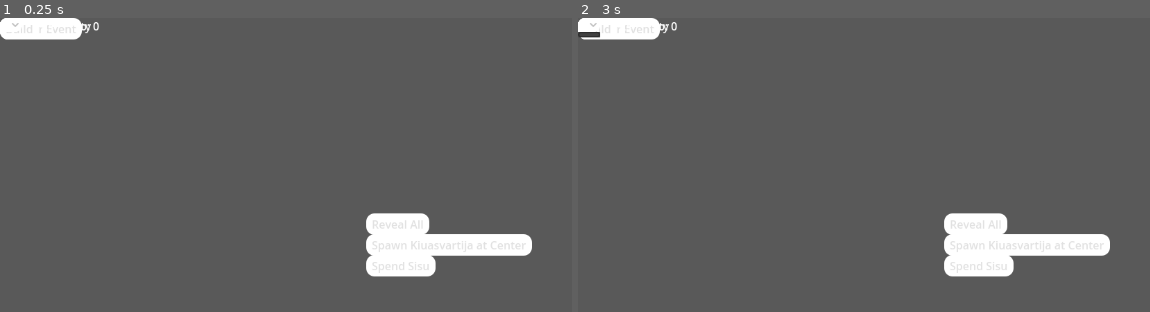
Above: before the commit, frames 1-2 (left to right).
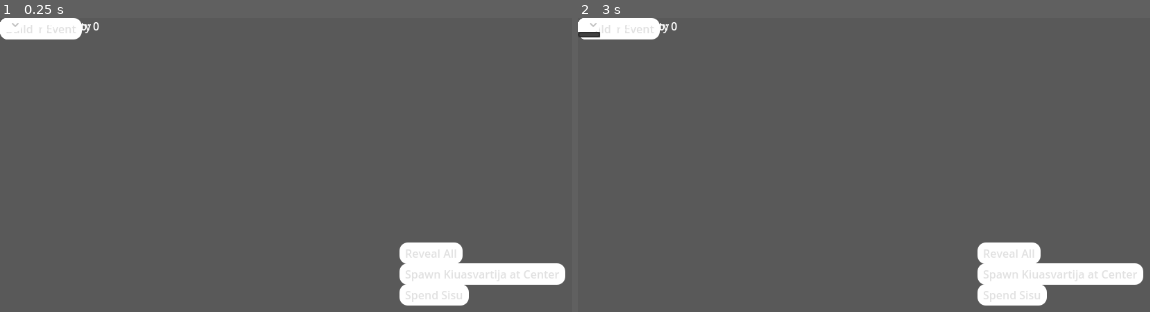
Above: after the commit, the same moments.

Repository: wasab1kastike/finsim_AA-club
Game: Godot game, scene res://scenes/ui/Main.tscn
The game is run twice, just before and just after one commit, with the same random seed, the same clock (stepped at 60 frames per second) and the same inputs.
Inputs (mouse positions are in pixels of both pictures, inside the frame that each line leads up to):
- Up to frame 1 (0.25 s): no input
- Up to frame 2 (3 s): click "Start" at 0.5 s; click "Start" at 1.25 s; click "Use Policy" at 2 s; click (589, 23) at 2.75 s

The runs differ from the first frame. In frame 1, 5.8% of the frame differs, in the area x 63-99%, y 66-98%; in frame 2, 5.8%.
Error before the commit: Invalid call. Nonexistent function 'get_source_id_list' in base 'TileSet'. (res://scripts/world/HexMap.gd:76)
Error after the commit: Parse Error: Could not parse global class "HexMap" from "res://scripts/world/HexMap.gd". (res://scripts/world/World.gd:7)

Commit message:
Fix HexMap parsing and RaiderManager setup

Diff:
--- a/scripts/world/HexMap.gd
+++ b/scripts/world/HexMap.gd
@@ -12,10 +12,10 @@
 
 
 @onready var grid: TileMap = $TileMap
-@onready var terrain_layer: TileMapLayer = $TileMap/Terrain
-@onready var buildings_layer: TileMapLayer = $TileMap/Buildings
-@onready var fog_layer: TileMapLayer = $TileMap/Fog
-var fog: FogMap
+@onready var terrain: TileMapLayer = $TileMap/Terrain
+@onready var buildings: TileMapLayer = $TileMap/Buildings
+@onready var fog: TileMapLayer = $TileMap/Fog
+var fog_map: FogMap
 
 var _terrain_sources: Dictionary = {}
 var _building_sources: Dictionary = {}
@@ -44,10 +44,10 @@
     reveal_area(Vector2i.ZERO, 2)
 
 func _setup_layers() -> void:
-    terrain_layer.z_index = 0
-    buildings_layer.z_index = 2
-    fog_layer.z_index = 1
-    fog = FogMap.new(grid, fog_layer)
+    terrain.z_index = 0
+    buildings.z_index = 2
+    fog.z_index = 1
+    fog_map = FogMap.new(grid, fog)
 
 func _setup_tileset() -> void:
     if grid.tile_set == null:
@@ -96,8 +96,8 @@
         var big := Image.create(size.x, size.y, false, Image.FORMAT_RGBA8)
         big.fill(Color(0, 0, 0, 0))
         # center building icon with integer division
-        var off_x := int((size.x - img.get_width()) / 2)
-        var off_y := int((size.y - img.get_height()) / 2)
+        var off_x := (size.x - img.get_width()) // 2
+        var off_y := (size.y - img.get_height()) // 2
         var off := Vector2i(off_x, off_y)
         big.blit_rect(img, Rect2i(Vector2i.ZERO, img.get_size()), off)
         var tex := ImageTexture.create_from_image(big)
@@ -139,12 +139,12 @@
     var data: Dictionary = _state.tiles.get(coord, {})
     var terrain_name: String = data.get("terrain", "forest")
     var source_id: int = _terrain_sources.get(terrain_name, _terrain_sources.get("forest"))
-    terrain_layer.set_cell(coord, source_id)
+    terrain.set_cell(coord, source_id)
     var bname: String = data.get("building", "")
     if bname != "" and _building_sources.has(bname):
-        buildings_layer.set_cell(coord, _building_sources[bname])
+        buildings.set_cell(coord, _building_sources[bname])
     else:
-        buildings_layer.erase_cell(coord)
+        buildings.erase_cell(coord)
     var marker: Node2D = _markers.get(coord, null)
     if data.get("hostile", false):
         if marker == null:
@@ -156,11 +156,11 @@
     elif marker != null:
         marker.queue_free()
         _markers.erase(coord)
-    if fog != null:
+    if fog_map != null:
         if data.get("explored", false):
-            fog.clear_fog(coord)
+            fog_map.clear_fog(coord)
         else:
-            fog.set_fog(coord)
+            fog_map.set_fog(coord)
 
 func _random_terrain() -> String:
     _ensure_singletons()
@@ -187,19 +187,18 @@
     for coord in _state.tiles.keys():
         if HexUtils.axial_distance(coord, center) <= reveal_radius:
             _state.tiles[coord]["explored"] = true
-            if fog != null:
-                fog.clear_fog(coord)
+            if fog_map != null:
+                fog_map.clear_fog(coord)
 
 func reveal_all() -> void:
     _ensure_singletons()
     for coord in _state.tiles.keys():
         _state.tiles[coord]["explored"] = true
-        if fog != null:
-            fog.clear_fog(coord)
+        if fog_map != null:
+            fog_map.clear_fog(coord)
 
 func axial_to_world(qr: Vector2i) -> Vector2:
-    var hex_radius := grid.tile_set.tile_size.x / 2.0
-    return HexUtils.axial_to_world(qr.x, qr.y, hex_radius)
+    return grid.map_to_local(qr)
 
 func world_to_axial(pos: Vector2) -> Vector2i:
     var hex_radius := grid.tile_set.tile_size.x / 2.0
--- a/scripts/world/RaiderManager.gd
+++ b/scripts/world/RaiderManager.gd
@@ -1,17 +1,17 @@
 extends Node
+class_name RaiderManager
 
-
-var hex_map: HexMap
-var units_root: Node2D
-var unit_scene: PackedScene
+var _hex: HexMap
+var _units_root: Node2D
+var _unit_scene: PackedScene
 
 var raiders: Array = []
 var _tick_counter: int = 0
 
-func setup(hmap: HexMap, units: Node2D, scene: PackedScene) -> void:
-    hex_map = hmap
-    units_root = units
-    unit_scene = scene
+func setup(hex_map: HexMap, units_root: Node2D, unit_scene: PackedScene) -> void:
+    _hex = hex_map
+    _units_root = units_root
+    _unit_scene = unit_scene
 
 func process_tick() -> void:
     _tick_counter += 1
@@ -26,13 +26,13 @@
             return GameState.tiles.has(p) and GameState.tiles[p].get("terrain") != "lake"
         )
         if path.size() >= 2:
-            var r: Node = unit_scene.instantiate()
+            var r: Node = _unit_scene.instantiate()
             r.pos_qr = coord
-            r.position = hex_map.axial_to_world(coord)
+            r.position = _hex.axial_to_world(coord)
             var vis = r.get_node_or_null("Visual")
             if vis:
                 vis.color = Color(0,0,0)
-            units_root.add_child(r)
+            _units_root.add_child(r)
             raiders.append({"node": r, "path": path, "step": 0})
 
 func _move_raiders() -> void:
@@ -45,7 +45,7 @@
             step += 1
             var next: Vector2i = path[step]
             node.pos_qr = next
-            node.position = hex_map.axial_to_world(next)
+            node.position = _hex.axial_to_world(next)
             if step >= path.size() - 1:
                 _raider_reached(node)
                 node.queue_free()
